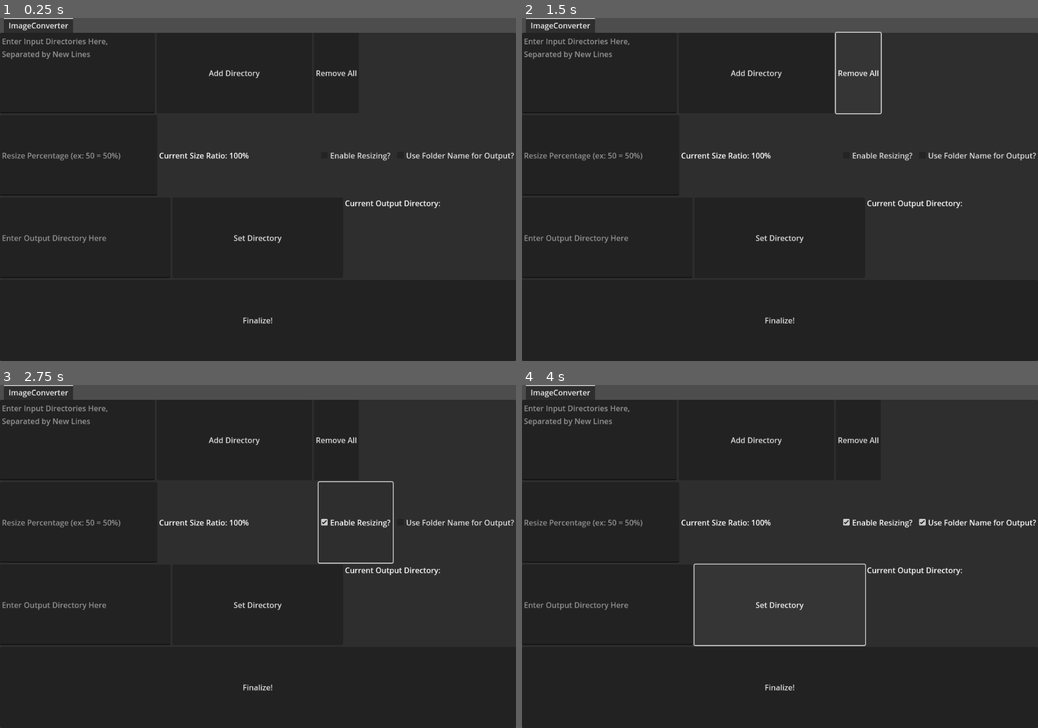
Above: before the commit, frames 1-4 (two rows, left to right).
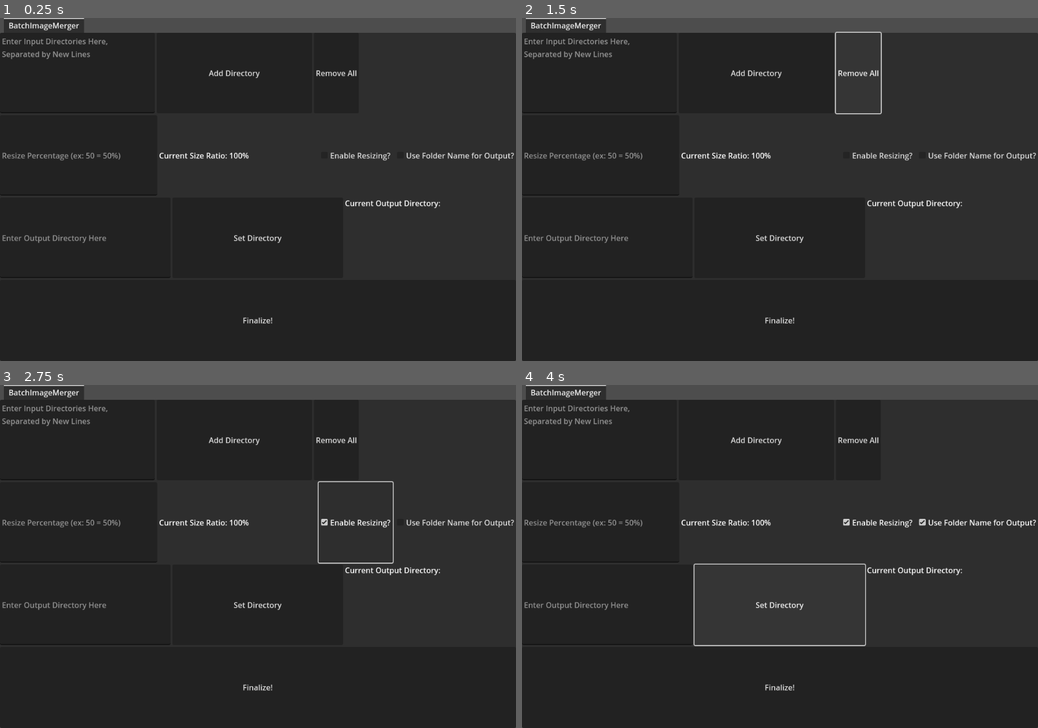
Above: after the commit, the same moments.

Repository: janthomile/BatchImageMergerGodot
Game: Godot game, scene res://main.tscn
Same seed, same stepped clock (60 frames per second), same inputs: the game is played once before the commit and once after it.
Inputs:
- Up to frame 1 (0.25 s): no input
- Up to frame 2 (1.5 s): click "Add Directory" at 0.5 s; click "Remove All" at 1.25 s
- Up to frame 3 (2.75 s): click "Enable Resizing?" at 2 s
- Up to frame 4 (4 s): click "Use Folder Name for Output?" at 2.75 s; click "Set Directory" at 3.5 s

The runs differ from the first frame. In frame 1, 0.2% of the frame differs, in the area x 1-17%, y 0-5%; in frame 2, 0.2%; in frame 3, 0.2%; in frame 4, 0.2%.

Commit message:
remove unused scene, refactor and rename batchimagemerger node tree into packedscene

Diff:
--- /dev/null
+++ b/batch_image_merger.tscn
@@ -0,0 +1,93 @@
+[gd_scene format=3 uid="uid://frnonb6tduk7"]
+
+[node name="BatchImageMerger" type="VBoxContainer"]
+
+[node name="Input" type="HBoxContainer" parent="."]
+layout_mode = 2
+size_flags_vertical = 3
+
+[node name="i_directory_input" type="TextEdit" parent="Input"]
+layout_mode = 2
+size_flags_horizontal = 3
+placeholder_text = "Enter Input Directories Here, Separated by New Lines"
+wrap_mode = 1
+
+[node name="i_directory_accept" type="Button" parent="Input"]
+layout_mode = 2
+size_flags_horizontal = 3
+text = "Add Directory"
+
+[node name="i_directory_removeall" type="Button" parent="Input"]
+layout_mode = 2
+text = "Remove All"
+
+[node name="i_directory_list" type="ScrollContainer" parent="Input"]
+layout_mode = 2
+size_flags_horizontal = 3
+
+[node name="directory_list_container" type="VBoxContainer" parent="Input/i_directory_list"]
+layout_mode = 2
+size_flags_horizontal = 3
+
+[node name="Settings" type="HBoxContainer" parent="."]
+layout_mode = 2
+size_flags_vertical = 3
+
+[node name="Resize" type="HBoxContainer" parent="Settings"]
+layout_mode = 2
+size_flags_horizontal = 3
+
+[node name="size_input" type="LineEdit" parent="Settings/Resize"]
+layout_mode = 2
+size_flags_horizontal = 3
+placeholder_text = "Resize Percentage (ex: 50 = 50%)"
+
+[node name="size_value" type="Label" parent="Settings/Resize"]
+layout_mode = 2
+size_flags_horizontal = 3
+text = "Current Size Ratio: 100%"
+
+[node name="size_checkbox" type="CheckBox" parent="Settings/Resize"]
+layout_mode = 2
+text = "Enable Resizing?"
+
+[node name="folder_name" type="CheckBox" parent="Settings"]
+layout_mode = 2
+text = "Use Folder Name for Output?"
+alignment = 1
+
+[node name="Output" type="HBoxContainer" parent="."]
+layout_mode = 2
+size_flags_vertical = 3
+
+[node name="o_directory_input" type="LineEdit" parent="Output"]
+layout_mode = 2
+size_flags_horizontal = 3
+placeholder_text = "Enter Output Directory Here"
+
+[node name="o_directory_set" type="Button" parent="Output"]
+layout_mode = 2
+size_flags_horizontal = 3
+text = "Set Directory"
+
+[node name="o_directory_info" type="VBoxContainer" parent="Output"]
+layout_mode = 2
+size_flags_horizontal = 3
+
+[node name="label" type="Label" parent="Output/o_directory_info"]
+layout_mode = 2
+text = "Current Output Directory:"
+autowrap_mode = 1
+
+[node name="o_directory_label" type="Label" parent="Output/o_directory_info"]
+layout_mode = 2
+autowrap_mode = 1
+
+[node name="Finalize" type="HBoxContainer" parent="."]
+layout_mode = 2
+size_flags_vertical = 3
+
+[node name="finalize_button" type="Button" parent="Finalize"]
+layout_mode = 2
+size_flags_horizontal = 3
+text = "Finalize!"
--- a/main.tscn
+++ b/main.tscn
@@ -1,6 +1,7 @@
-[gd_scene load_steps=2 format=3 uid="uid://bdkx2nviqlyb5"]
+[gd_scene load_steps=3 format=3 uid="uid://bdkx2nviqlyb5"]
 
 [ext_resource type="Script" path="res://main_ui.gd" id="1_riunf"]
+[ext_resource type="PackedScene" uid="uid://frnonb6tduk7" path="res://batch_image_merger.tscn" id="2_eljdm"]
 
 [node name="main" type="CanvasLayer"]
 script = ExtResource("1_riunf")
@@ -12,95 +13,5 @@
 grow_horizontal = 2
 grow_vertical = 2
 
-[node name="ImageConverter" type="VBoxContainer" parent="tabs"]
+[node name="BatchImageMerger" parent="tabs" instance=ExtResource("2_eljdm")]
 layout_mode = 2
-
-[node name="Input" type="HBoxContainer" parent="tabs/ImageConverter"]
-layout_mode = 2
-size_flags_vertical = 3
-
-[node name="i_directory_input" type="TextEdit" parent="tabs/ImageConverter/Input"]
-layout_mode = 2
-size_flags_horizontal = 3
-placeholder_text = "Enter Input Directories Here, Separated by New Lines"
-wrap_mode = 1
-
-[node name="i_directory_accept" type="Button" parent="tabs/ImageConverter/Input"]
-layout_mode = 2
-size_flags_horizontal = 3
-text = "Add Directory"
-
-[node name="i_directory_removeall" type="Button" parent="tabs/ImageConverter/Input"]
-layout_mode = 2
-text = "Remove All"
-
-[node name="i_directory_list" type="ScrollContainer" parent="tabs/ImageConverter/Input"]
-layout_mode = 2
-size_flags_horizontal = 3
-
-[node name="directory_list_container" type="VBoxContainer" parent="tabs/ImageConverter/Input/i_directory_list"]
-layout_mode = 2
-size_flags_horizontal = 3
-
-[node name="Settings" type="HBoxContainer" parent="tabs/ImageConverter"]
-layout_mode = 2
-size_flags_vertical = 3
-
-[node name="Resize" type="HBoxContainer" parent="tabs/ImageConverter/Settings"]
-layout_mode = 2
-size_flags_horizontal = 3
-
-[node name="size_input" type="LineEdit" parent="tabs/ImageConverter/Settings/Resize"]
-layout_mode = 2
-size_flags_horizontal = 3
-placeholder_text = "Resize Percentage (ex: 50 = 50%)"
-
-[node name="size_value" type="Label" parent="tabs/ImageConverter/Settings/Resize"]
-layout_mode = 2
-size_flags_horizontal = 3
-text = "Current Size Ratio: 100%"
-
-[node name="size_checkbox" type="CheckBox" parent="tabs/ImageConverter/Settings/Resize"]
-layout_mode = 2
-text = "Enable Resizing?"
-
-[node name="folder_name" type="CheckBox" parent="tabs/ImageConverter/Settings"]
-layout_mode = 2
-text = "Use Folder Name for Output?"
-alignment = 1
-
-[node name="Output" type="HBoxContainer" parent="tabs/ImageConverter"]
-layout_mode = 2
-size_flags_vertical = 3
-
-[node name="o_directory_input" type="LineEdit" parent="tabs/ImageConverter/Output"]
-layout_mode = 2
-size_flags_horizontal = 3
-placeholder_text = "Enter Output Directory Here"
-
-[node name="o_directory_set" type="Button" parent="tabs/ImageConverter/Output"]
-layout_mode = 2
-size_flags_horizontal = 3
-text = "Set Directory"
-
-[node name="o_directory_info" type="VBoxContainer" parent="tabs/ImageConverter/Output"]
-layout_mode = 2
-size_flags_horizontal = 3
-
-[node name="label" type="Label" parent="tabs/ImageConverter/Output/o_directory_info"]
-layout_mode = 2
-text = "Current Output Directory:"
-autowrap_mode = 1
-
-[node name="o_directory_label" type="Label" parent="tabs/ImageConverter/Output/o_directory_info"]
-layout_mode = 2
-autowrap_mode = 1
-
-[node name="Finalize" type="HBoxContainer" parent="tabs/ImageConverter"]
-layout_mode = 2
-size_flags_vertical = 3
-
-[node name="finalize_button" type="Button" parent="tabs/ImageConverter/Finalize"]
-layout_mode = 2
-size_flags_horizontal = 3
-text = "Finalize!"
--- a/merger_ui_handler.gd
+++ b/merger_ui_handler.gd
@@ -18,23 +18,23 @@
 var input_directories : Array
 
 func get_nodes():
-	i_input_text = main_ui.get_node("tabs/ImageConverter/Input/i_directory_input")
-	i_input_accept = main_ui.get_node("tabs/ImageConverter/Input/i_directory_accept")
-	i_input_removeall = main_ui.get_node("tabs/ImageConverter/Input/i_directory_removeall")
+	i_input_text = main_ui.get_node("tabs/BatchImageMerger/Input/i_directory_input")
+	i_input_accept = main_ui.get_node("tabs/BatchImageMerger/Input/i_directory_accept")
+	i_input_removeall = main_ui.get_node("tabs/BatchImageMerger/Input/i_directory_removeall")
 
-	o_input_text = main_ui.get_node("tabs/ImageConverter/Output/o_directory_input")
-	o_input_accept = main_ui.get_node("tabs/ImageConverter/Output/o_directory_set")
-	o_output_label = main_ui.get_node("tabs/ImageConverter/Output/o_directory_info/o_directory_label")
+	o_input_text = main_ui.get_node("tabs/BatchImageMerger/Output/o_directory_input")
+	o_input_accept = main_ui.get_node("tabs/BatchImageMerger/Output/o_directory_set")
+	o_output_label = main_ui.get_node("tabs/BatchImageMerger/Output/o_directory_info/o_directory_label")
 
-	directory_list = main_ui.get_node("tabs/ImageConverter/Input/i_directory_list/directory_list_container")
+	directory_list = main_ui.get_node("tabs/BatchImageMerger/Input/i_directory_list/directory_list_container")
 
-	finalize_button = main_ui.get_node("tabs/ImageConverter/Finalize/finalize_button")
+	finalize_button = main_ui.get_node("tabs/BatchImageMerger/Finalize/finalize_button")
 
-	use_folder_checkbox = main_ui.get_node("tabs/ImageConverter/Settings/folder_name")
+	use_folder_checkbox = main_ui.get_node("tabs/BatchImageMerger/Settings/folder_name")
 
-	resize_checkbox = main_ui.get_node("tabs/ImageConverter/Settings/Resize/size_checkbox")
-	resize_text = main_ui.get_node("tabs/ImageConverter/Settings/Resize/size_input")
-	resize_value = main_ui.get_node("tabs/ImageConverter/Settings/Resize/size_value")
+	resize_checkbox = main_ui.get_node("tabs/BatchImageMerger/Settings/Resize/size_checkbox")
+	resize_text = main_ui.get_node("tabs/BatchImageMerger/Settings/Resize/size_input")
+	resize_value = main_ui.get_node("tabs/BatchImageMerger/Settings/Resize/size_value")
 
 func connect_accept_inputs():
 	pass
--- a/tempd.tscn
+++ /dev/null
@@ -1,10 +0,0 @@
-[gd_scene format=3 uid="uid://cyia50s8jk66h"]
-
-[node name="HBoxContainer" type="HBoxContainer"]
-
-[node name="Label" type="Label" parent="."]
-layout_mode = 2
-text = "My Label"
-
-[node name="Button" type="Button" parent="."]
-layout_mode = 2
